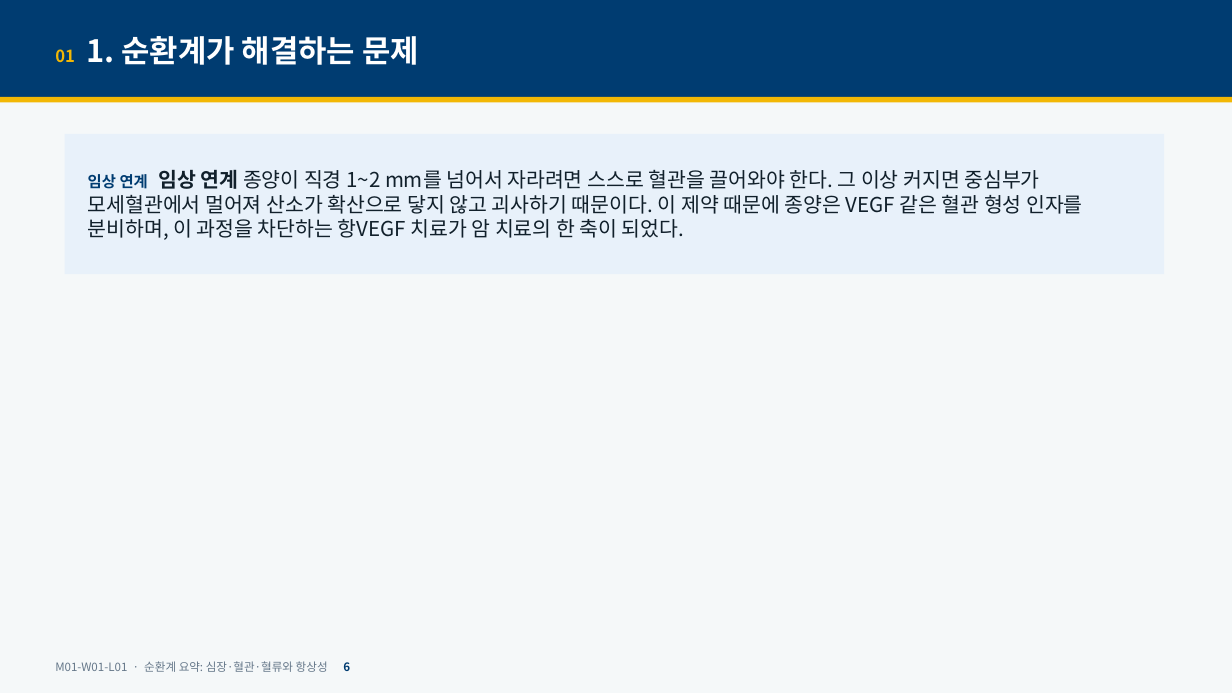
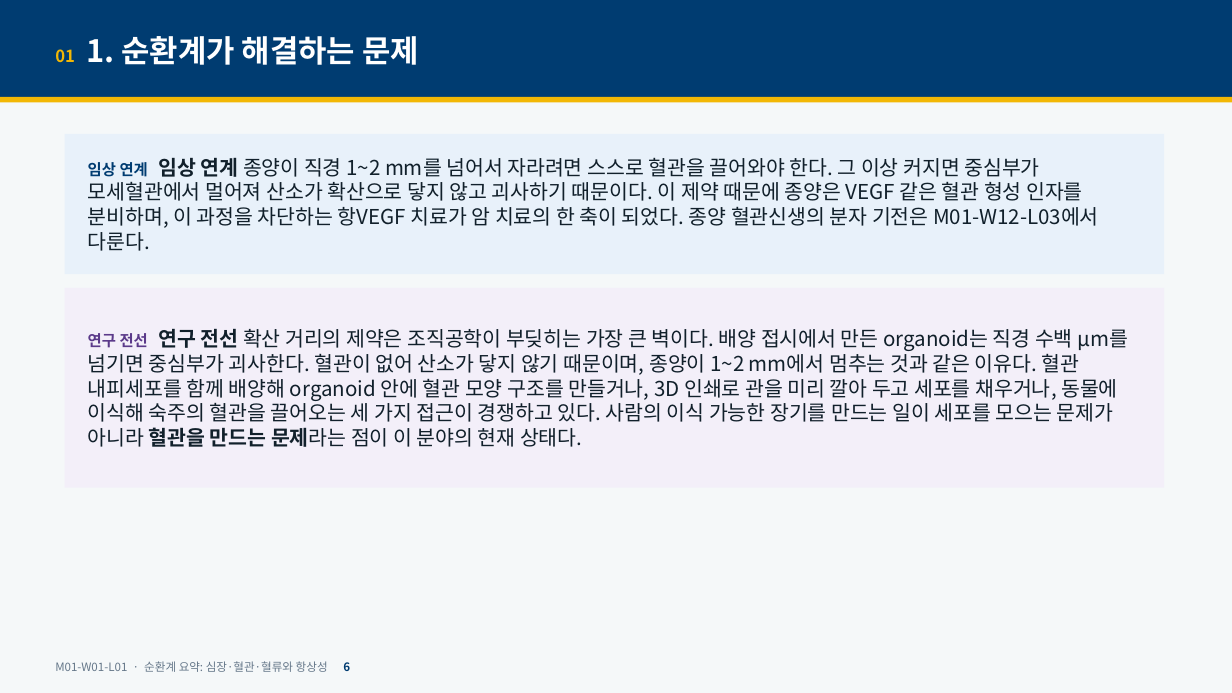
Before and after one commit to hoperiasd2/hoperiasd2.github.io, a slide deck: slide 6 of curriculum/M01/W01/L01/slides.pptx. Drawn at 1232x693 pixels with LibreOffice and Linux fonts; fonts in the diff are those of the drawing. Boxes give left, top, right and bottom in pixels: in the first picture for what was removed or moved away, otherwise in the second. Text is boxed around its words. In the diff, an @@ line names an element or a change of style, - is before the commit and + after.

```diff
--- a/curriculum/M01/W01/L01/slides.pptx
+++ b/curriculum/M01/W01/L01/slides.pptx
@@ text in rectangle at [88,158,1099,251]: text changed @@
-임상 연계 임상 연계 종양이 직경 1~2 mm를 넘어서 자라려면 스스로 혈관을 끌어와야 한다. 그 이상 커지면 중심부가 모세혈관에서 멀어져 산소가 확산으로 닿지 않고 괴사하기 때문이다. 이 제약 때문에 종양은 VEGF 같은 혈관 형성 인자를 분비하며, 이 과정을 차단하는 항VEGF 치료가 암 치료의 한 축이 되었다.
+임상 연계 임상 연계 종양이 직경 1~2 mm를 넘어서 자라려면 스스로 혈관을 끌어와야 한다. 그 이상 커지면 중심부가 모세혈관에서 멀어져 산소가 확산으로 닿지 않고 괴사하기 때문이다. 이 제약 때문에 종양은 VEGF 같은 혈관 형성 인자를 분비하며, 이 과정을 차단하는 항VEGF 치료가 암 치료의 한 축이 되었다. 종양 혈관신생의 분자 기전은 M01-W12-L03에서 다룬다.
@@ rectangle added at [65,288,1165,488], fill #F3EFF9, 16 pt, text #11202B @@
+연구 전선 연구 전선 확산 거리의 제약은 조직공학이 부딪히는 가장 큰 벽이다. 배양 접시에서 만든 organoid는 직경 수백 μm를 넘기면 중심부가 괴사한다. 혈관이 없어 산소가 닿지 않기 때문이며, 종양이 1~2 mm에서 멈추는 것과 같은 이유다. 혈관 내피세포를 함께 배양해 organoid 안에 혈관 모양 구조를 만들거나, 3D 인쇄로 관을 미리 깔아 두고 세포를 채우거나, 동물에 이식해 숙주의 혈관을 끌어오는 세 가지 접근이 경쟁하고 있다. 사람의 이식 가능한 장기를 만드는 일이 세포를 모으는 문제가 아니라 혈관을 만드는 문제라는 점이 이 분야의 현재 상태다.
```
Also in this commit, not shown: 44 other slides changed, 12 slides added, 9 other files.
